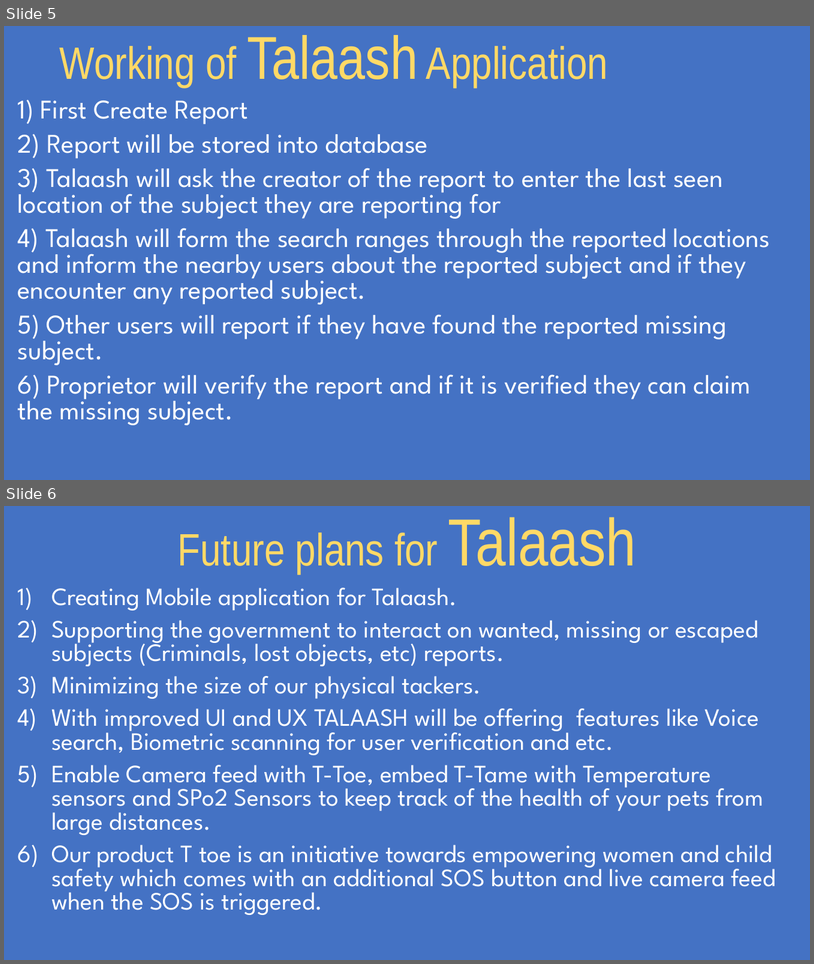
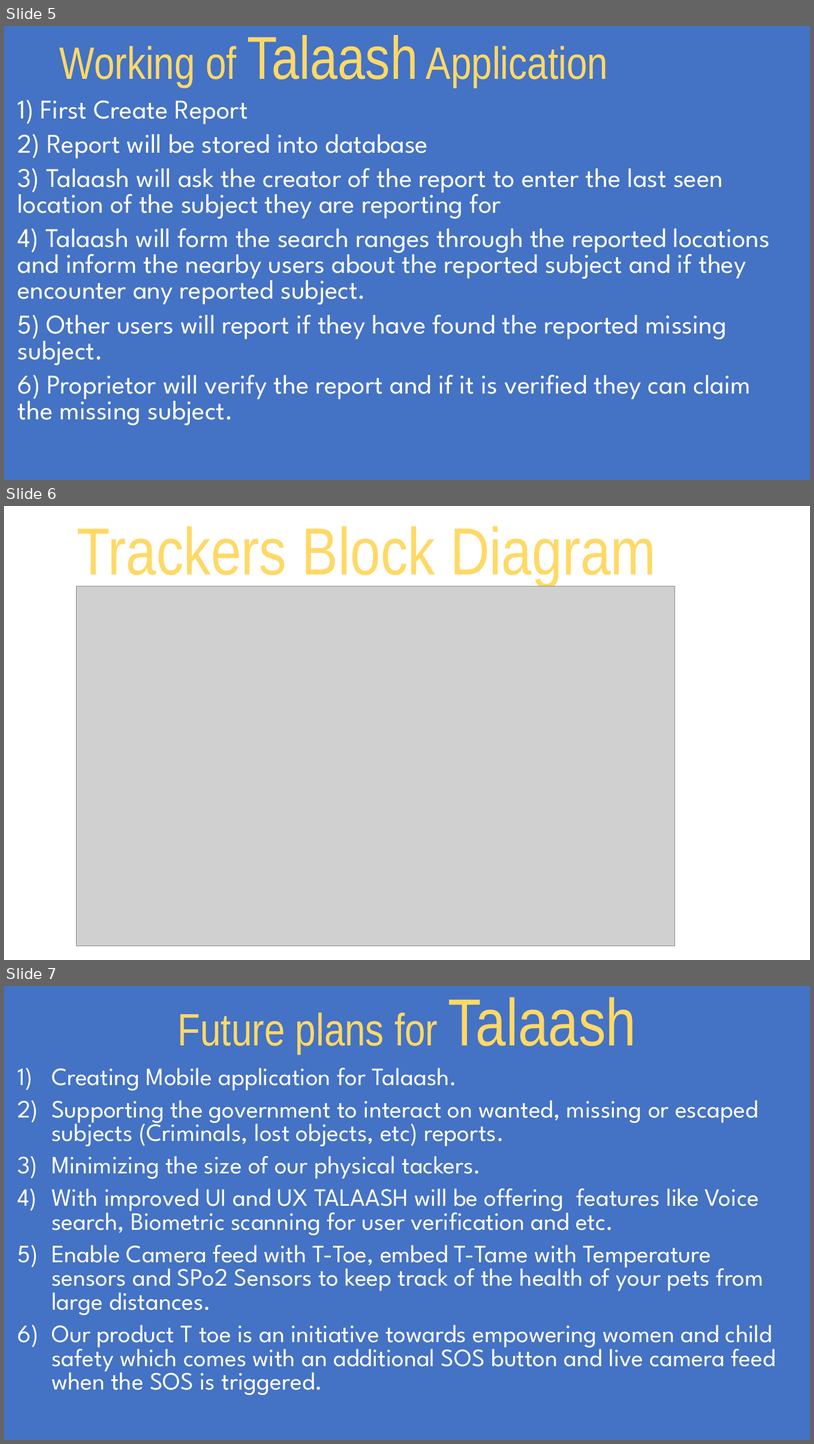
Before and after one commit to ShubhamTiwary914/Talaash, a slide deck: presentation/talaash ppt.pptx. Shown one above the other, each under a label of ours: slides 5 and 6 before the commit, slides 5, 6 and 7 after it. The pictures are 814x964 and 814x1444 pixels, drawn with LibreOffice and Linux fonts; fonts in the diff are those of the drawing; grey boxes stand for pictures. Boxes give left, top, right and bottom in pixels: in the first picture for what was removed or moved away, otherwise in the second. Text is boxed around its words. In the diff, an @@ line names an element or a change of style, - is before the commit and + after.

Commit message:
Completed Final Preparation
-Cleared all reported bugs
- Done with BlockDiagram for physical components
- Added block diagram to presentation

```diff
--- a/presentation/talaash ppt.pptx
+++ b/presentation/talaash ppt.pptx
@@ slide 6 added at [4,506,810,960], background #FFFFFF @@
@@ title added at [77,526,656,586], 79.2 pt, text #FFD966 @@
+Trackers Block Diagram
@@ picture added at [77,586,675,945] @@
@@ what was slide 6 is now slide 7 @@
```
Also in this commit, not shown: 1 slide changed, 5 other files.
